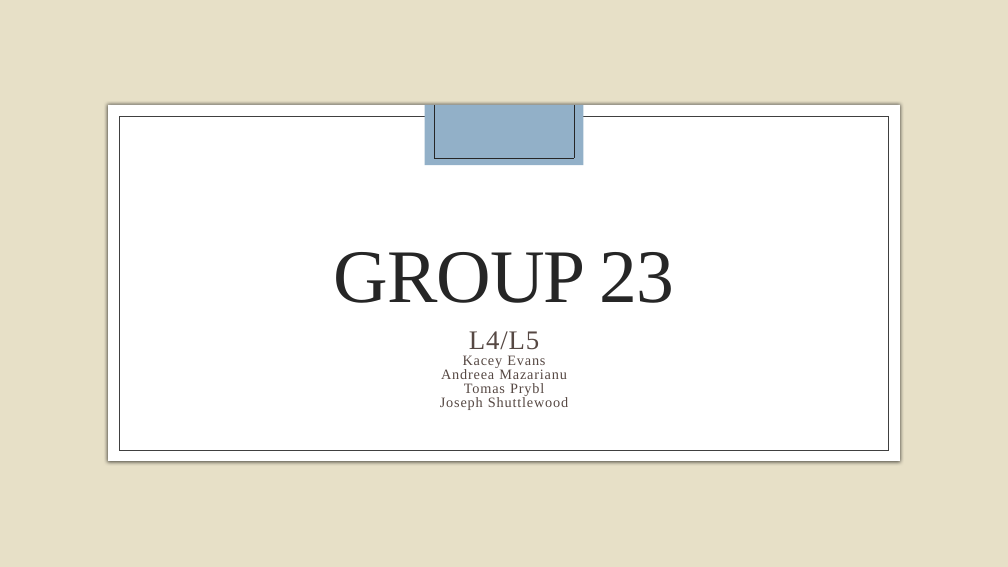
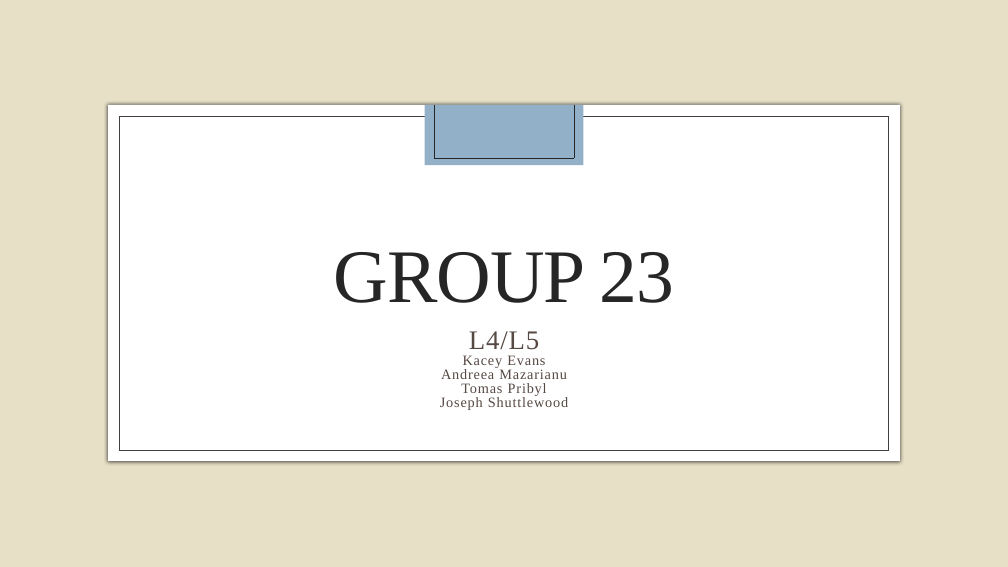
Before and after one commit to UoSGroupProjects1819/mgp-team-23, a slide deck: slide 1 of Powerpoint/Group 23_presentation(1)_not complete.pptx. Drawn at 1008x567 pixels with LibreOffice and Linux fonts; fonts in the diff are those of the drawing; background and template pictures are left out. Boxes give left, top, right and bottom in pixels: in the first picture for what was removed or moved away, otherwise in the second. Text is boxed around its words. In the diff, an @@ line names an element or a change of style, - is before the commit and + after.

Commit message:
Updated names on presentation

```diff
--- a/Powerpoint/Group 23_presentation(1)_not complete.pptx
+++ b/Powerpoint/Group 23_presentation(1)_not complete.pptx
@@ subtitle at [461, 383, 547, 396]: text changed @@
-Tomas Prybl
+Tomas Pribyl
```
